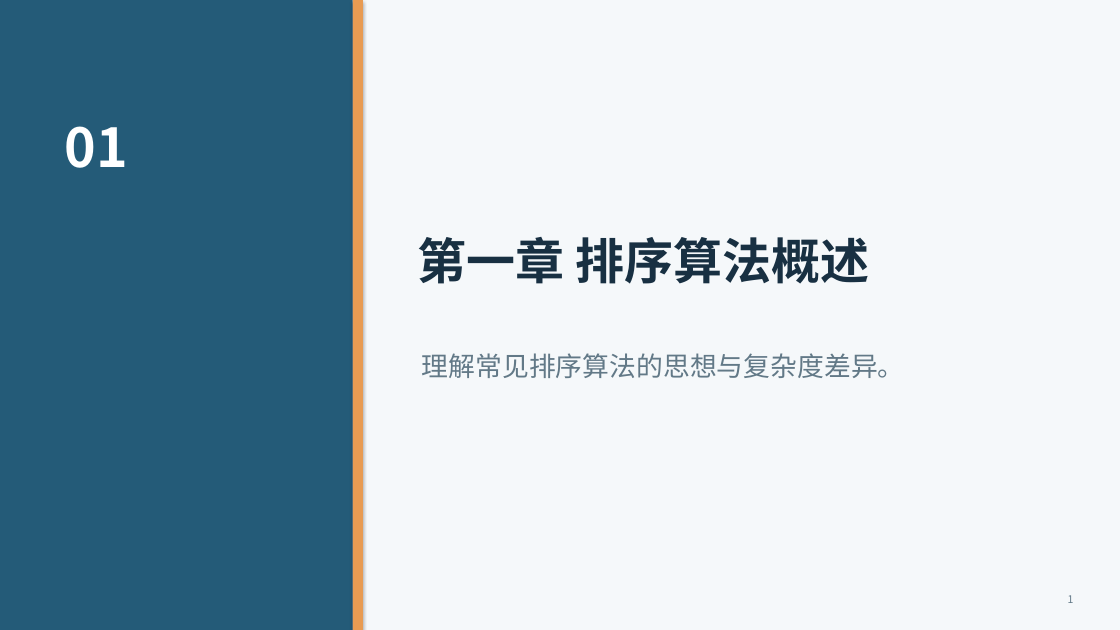
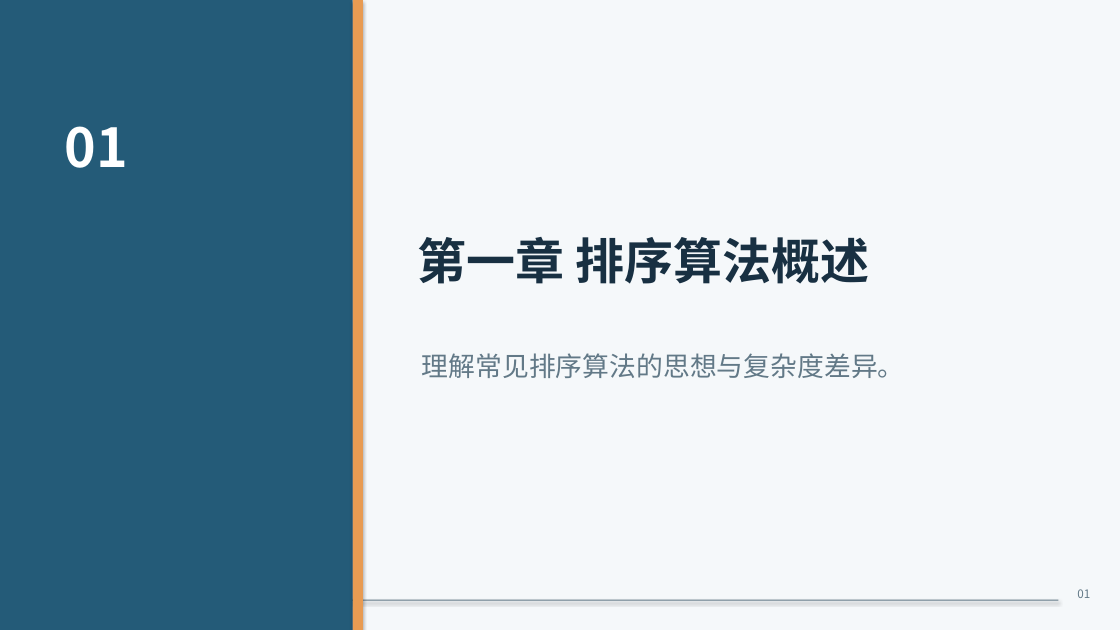
Before and after one commit to ggg333219/2026FWW-provin, a slide deck: slide 1 of docs/导出验证/sample_export.pptx. Drawn at 1120x630 pixels with LibreOffice and Linux fonts; fonts in the diff are those of the drawing. Boxes give left, top, right and bottom in pixels: in the first picture for what was removed or moved away, otherwise in the second. Text is boxed around its words. In the diff, an @@ line names an element or a change of style, - is before the commit and + after.

```diff
--- a/docs/导出验证/sample_export.pptx
+++ b/docs/导出验证/sample_export.pptx
@@ text removed at (1068,595,1074,603) @@
-1
@@ text added at (1077,589,1090,598), 10 pt, text #627987 @@
+01
@@ rectangle added at (60,600,1059,601), fill #627987 @@
```
Also in this commit, not shown: 4 other slides changed, 24 other files.
